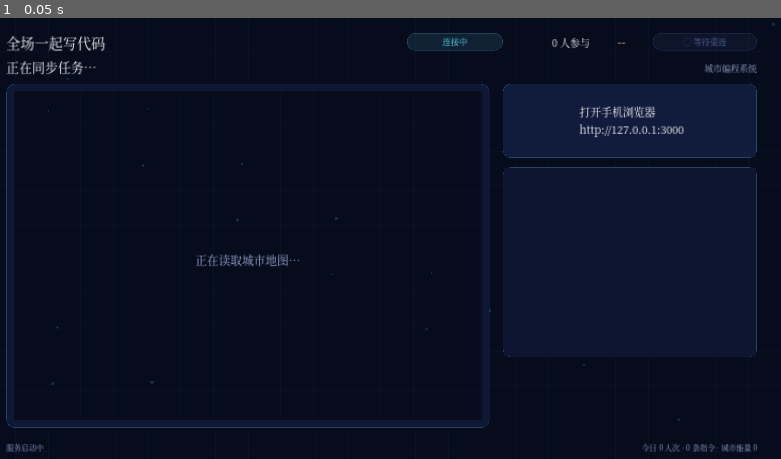
Above: before the commit, frame 1.
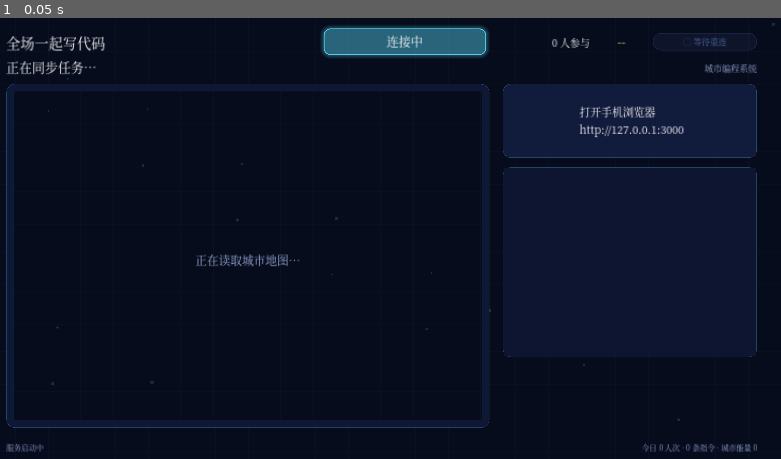
Above: after the commit, the same moment.

Repository: Source-of-USTB/interactive-games
Game: Godot game, scene res://main.tscn
Same seed, same stepped clock (60 frames per second), same inputs: the game is played once before the commit and once after it.
Inputs:
- Up to frame 1 (0.05 s): no input

The runs differ from the first frame. In frame 1, 1.5% of the frame differs, in the area x 41-65%, y 1-10%.

Commit message:
style(godot): emphasize header phase status

Diff:
--- a/apps/godot/scripts/main.gd
+++ b/apps/godot/scripts/main.gd
@@ -108,8 +108,18 @@
 	add_child(header_title)
 
 	phase_label = ui.pill("连接中", ACCENT)
-	phase_label.position = Vector2(1020, 36)
-	phase_label.size = Vector2(230, 42)
+	phase_label.position = Vector2(820, 25)
+	phase_label.size = Vector2(390, 64)
+	phase_label.add_theme_font_size_override("font_size", 29)
+	phase_label.add_theme_color_override("font_color", Color.WHITE)
+	var phase_style := phase_label.get_theme_stylebox("normal").duplicate() as StyleBoxFlat
+	phase_style.bg_color = Color(ACCENT, 0.18)
+	phase_style.border_color = Color(ACCENT, 0.86)
+	phase_style.set_border_width_all(2)
+	phase_style.set_corner_radius_all(16)
+	phase_style.shadow_color = Color(ACCENT, 0.28)
+	phase_style.shadow_size = 10
+	phase_label.add_theme_stylebox_override("normal", phase_style)
 	add_child(phase_label)
 	player_label = ui.label("0 人参与", 24, Color.WHITE)
 	player_label.horizontal_alignment = HORIZONTAL_ALIGNMENT_RIGHT
